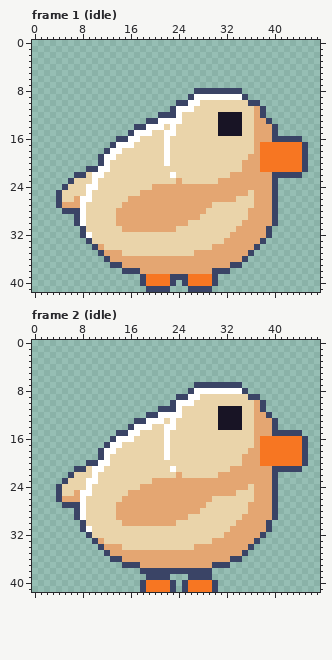
File history of a pixel-art file, art/duck/duck.aseprite. That is the earlier state.
48x42 pixels, 14 frames. Shown: frame 1 (idle), frame 2 (idle). The commit also changed other frames, which this record leaves out.
Now the later version:
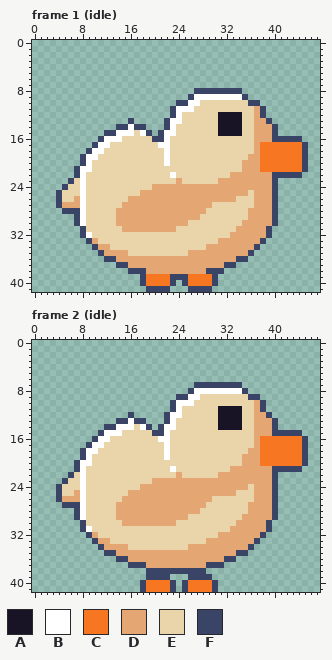
Palette (. is transparent): A #181425  B #ffffff  C #f77622  D #e4a672  E #ead4aa  F #3a4466
Changes in this commit:
--- frame 1 (idle)
@@ x 5..24 @@
 11 ..................FB
-12 ................FFFB
-13 ..............FFBBBB
-14 ............FFBBBEBE
-15 ...........FBBBEEBBE
-16 .........FFBBEEEEBEE
-17 ........FBBBEEEEEBEE
-18 .......FBBEEEEEEEBEE
-19 ......FBBEEEEEEEEBEE
-20 ......FBEEEEEEEEEBEE
-21 ....FFBBEEEEEEEEEEEE
-22 ..FFEBBEEEEEEEEEEEBE
-23 .FEEEBEEEEEEEEEEEEED
-24 FEEEBBEEEEEEEEEDDDDD
-25 EEEEBEEEEEEEEDDDDDDD
-26 EEDBBEEEEEEDDDDDDDDD
+12 ..................FB
+13 ...........F.....FBB
+14 .........FFBFF...FBE
+15 .......FFBBBEBF.FBBE
+16 ......FBBBEEEEEFFBEE
+17 .....FBBEEEEEEEEBBEE
+18 ....FBBEEEEEEEEEEBEE
+19 ...FBBEEEEEEEEEEEBEE
+20 ...FBEEEEEEEEEEEEBEE
+21 ..FBBEEEEEEEEEEEEEEE
+22 ..FBEEEEEEEEEEEEEEBE
+23 .FEBEEEEEEEEEEEEEEED
+24 FEEBEEEEEEEEEEEDDDDD
+25 EEEBEEEEEEEEEDDDDDDD
+26 EEDBEEEEEEEDDDDDDDDD
 27 DDDBEEEEEEDDDDDDDDDD
@@ x 8..36 @@
 32 FBEEEEEEEEEEEEEEEEEEEEEEEDDDD
-33 .FEEEEEEEEEEEEEEEEEEEEEEDDDDD
-34 ..FDEEEEEEEEEEEEEEEEEEDDDDDDD
-35 ...FDDDEEEEEEEEEEEEDDDDDDDDDF
-36 ....FDDDDDDDDDDDDDDDDDDDDDDF.
-37 .....FFDDDDDDDDDDDDDDDDDDFF..
-38 .......FFFDDDDDDDDDDDDFFF....
+33 .FDEEEEEEEEEEEEEEEEEEEEDDDDDD
+34 ..FDDEEEEEEEEEEEEEEEEDDDDDDDD
+35 ...FDDDDEEEEEEEEEEDDDDDDDDDDF
+36 ....FFDDDDDDDDDDDDDDDDDDDDFF.
+37 ......FFDDDDDDDDDDDDDDDDFF...
+38 ........FFFDDDDDDDDDDFFF.....
 39 ..........FCCCCFFFCCCCF......
--- frame 2 (idle)
@@ x 5..24 @@
 10 ..................FB
-11 ................FFFB
-12 ..............FFBBBB
-13 ............FFBBBEBE
-14 ...........FBBBEEBBE
-15 .........FFBBEEEEBEE
-16 ........FBBBEEEEEBEE
-17 .......FBBEEEEEEEBEE
-18 ......FBBEEEEEEEEBEE
-19 ......FBEEEEEEEEEBEE
-20 ....FFBBEEEEEEEEEEEE
-21 ..FFEBBEEEEEEEEEEEBE
-22 .FEEEBEEEEEEEEEEEEED
-23 FEEEBBEEEEEEEEEDDDDD
-24 EEEEBEEEEEEEEDDDDDDD
-25 EEDBBEEEEEEDDDDDDDDD
+11 ..................FB
+12 ...........F.....FBB
+13 .........FFBFF...FBE
+14 .......FFBBBEBF.FBBE
+15 ......FBBBEEEEEFFBEE
+16 .....FBBEEEEEEEEBBEE
+17 ....FBBEEEEEEEEEEBEE
+18 ...FBBEEEEEEEEEEEBEE
+19 ...FBEEEEEEEEEEEEBEE
+20 ..FBBEEEEEEEEEEEEEEE
+21 ..FBEEEEEEEEEEEEEEBE
+22 .FEBEEEEEEEEEEEEEEED
+23 FEEBEEEEEEEEEEEDDDDD
+24 EEEBEEEEEEEEEDDDDDDD
+25 EEDBEEEEEEEDDDDDDDDD
 26 DDDBEEEEEEDDDDDDDDDD
@@ x 8..36 @@
 31 FBEEEEEEEEEEEEEEEEEEEEEEEDDDD
-32 .FEEEEEEEEEEEEEEEEEEEEEEDDDDD
-33 ..FDEEEEEEEEEEEEEEEEEEDDDDDDD
-34 ...FDDDEEEEEEEEEEEEDDDDDDDDDF
-35 ....FDDDDDDDDDDDDDDDDDDDDDDF.
-36 .....FFDDDDDDDDDDDDDDDDDDFF..
-37 .......FFFDDDDDDDDDDDDFFF....
-38 ..........FFFFFFFFFFFF.......
+32 .FDEEEEEEEEEEEEEEEEEEEEDDDDDD
+33 ..FDDEEEEEEEEEEEEEEEEDDDDDDDD
+34 ...FDDDDEEEEEEEEEEDDDDDDDDDDF
+35 ....FFDDDDDDDDDDDDDDDDDDDDFF.
+36 ......FFDDDDDDDDDDDDDDDDFF...
+37 ........FFFDDDDDDDDDDFFF.....
+38 ...........FFFFFFFFFF........
 39 ...........FFFF...FFFF.......
